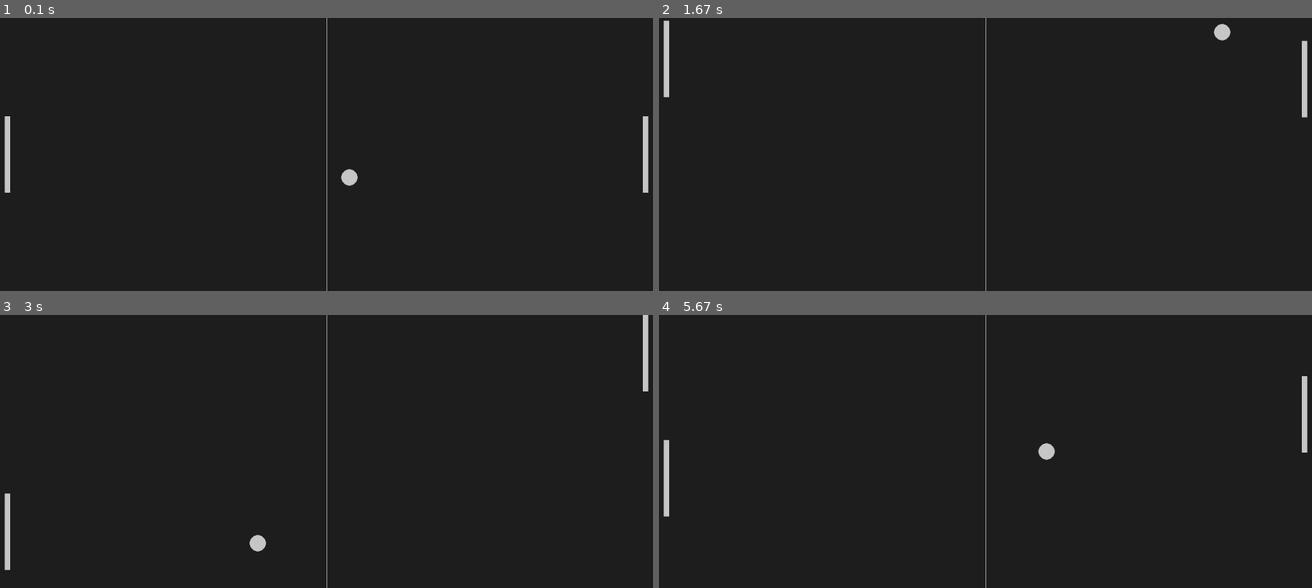
Above: before the commit, frames 1-4 (two rows, left to right).
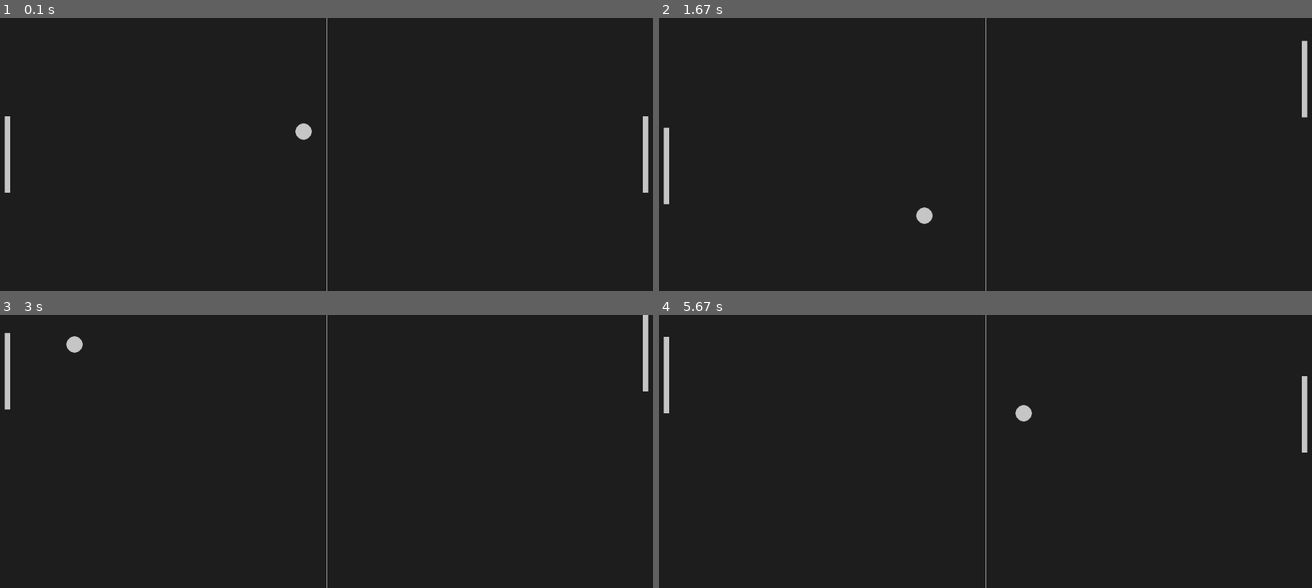
Above: after the commit, the same moments.

Repository: LucaGuazzelli/Pygame
Game: pygame game, started from interface-V2.py
The game is run twice, just before and just after one commit, with the same random seed, the same clock (stepped at 60 frames per second) and the same inputs.
Inputs:
- Up to frame 1 (0.1 s): no input
- Up to frame 2 (1.67 s): hold Up 0.33-0.8 s; hold Down 0.83-1.13 s; hold Up 1.17-1.53 s; hold Down from 1.57 s (still down)
- Up to frame 3 (3 s): release Down at 1.93 s; hold Up 1.97-2.27 s; hold Down 2.3-2.6 s; hold Up from 2.63 s (still down)
- Up to frame 4 (5.67 s): release Up at 3 s; hold Down 3.03-3.4 s; hold Up 3.43-3.73 s; hold Down 3.77-4.07 s; hold Up 4.1-4.47 s; hold Down 4.5-4.87 s; hold Up 4.9-5.2 s; hold Down 5.23-5.53 s; hold Up from 5.57 s (still down)

The runs differ from the first frame. In frame 1, 0.2% of the frame differs, in the area x 45-55%, y 38-62%; in frame 2, 0.7%; in frame 3, 0.7%; in frame 4, 0.8%, in the area x 0-61%, y 8-74%.

Commit message:
Fazendo possivel perder

Diff:
--- a/interface-V2.py
+++ b/interface-V2.py
@@ -1,7 +1,7 @@
 
 
 
-import pygame, sys
+import pygame, sys, random
 
 def Bola_animacao():
 	global Bola_vel_x, Bola_vel_y
@@ -11,9 +11,8 @@
 
 	if Bola .top <= 0 or Bola .bottom >= Tela_altura:
 		Bola_vel_y *= -1
-	if Bola .left <= 0 or Bola .right >= Tela_largura:
-		Bola_vel_x *= -1
-
+	if Bola.left <= 0 or Bola.right >= Tela_largura:
+		bola_start()
 	if Bola.colliderect(Jogador) or Bola.colliderect(Adversario):
 		Bola_vel_x *= -1
 
@@ -36,7 +35,12 @@
 	if Adversario.bottom >= Tela_altura:
 		Adversario.bottom = Tela_altura
 
+def bola_start():
+	global Bola_vel_x, Bola_vel_y
 
+	Bola.center = (Tela_largura/2, Tela_altura/2)
+	Bola_vel_y *= random.choice((1,-1))
+	Bola_vel_x *= random.choice((1,-1))
 
 pygame.init()
 clock = pygame.time.Clock()
@@ -56,11 +60,10 @@
 Jogador = pygame.Rect(Tela_largura - 20, Tela_altura / 2 - 70, 10,140)
 Adversario = pygame.Rect(10, Tela_altura / 2 - 70, 10,140)
 
-Bola_vel_x = 7
-Bola_vel_y = 7
+Bola_vel_x = 7 * random.choice((1,-1))
+Bola_vel_y = 7 * random.choice((1,-1))
 jogador_Vel = 0
 Adversario_vel = 7
-
 
 
 
